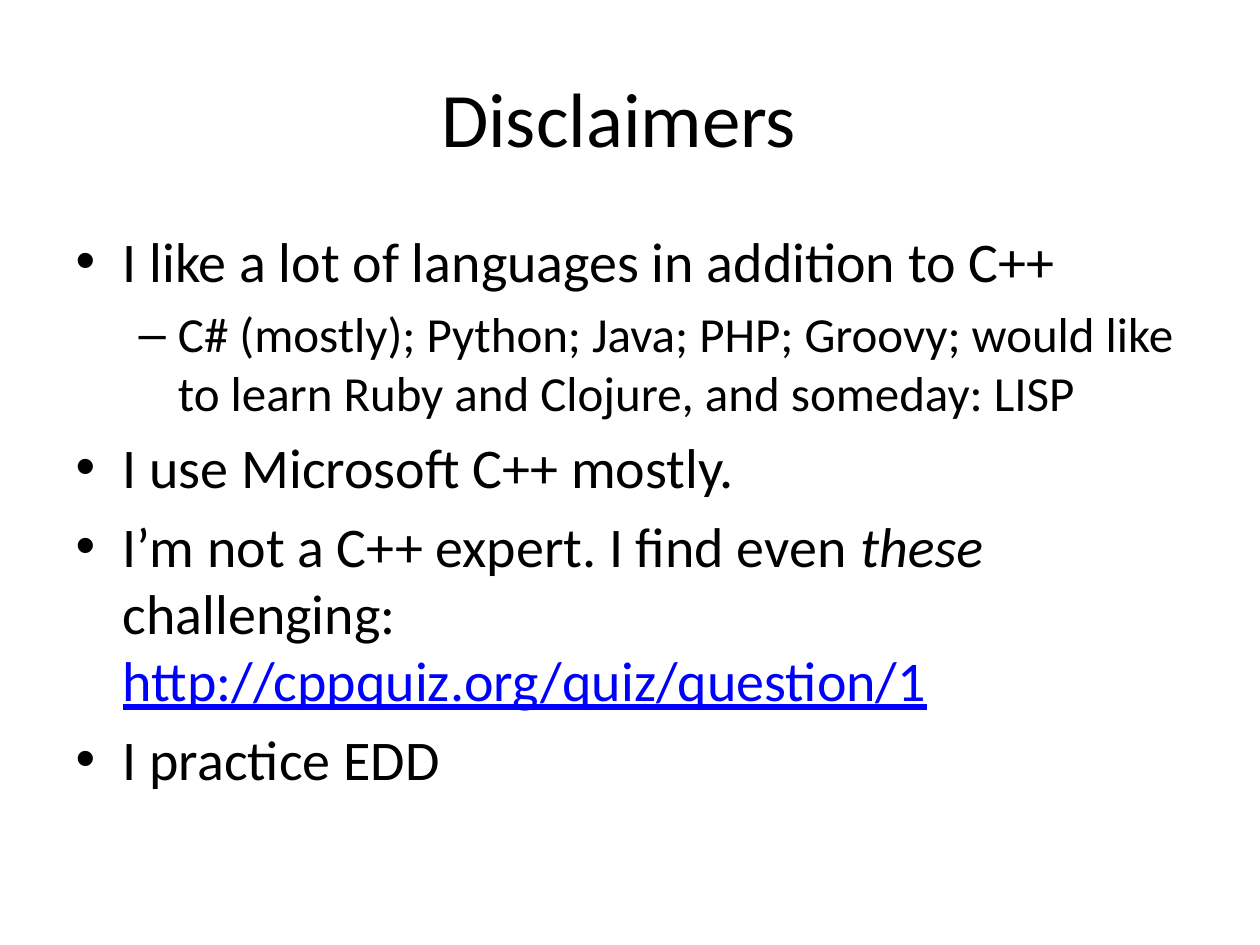
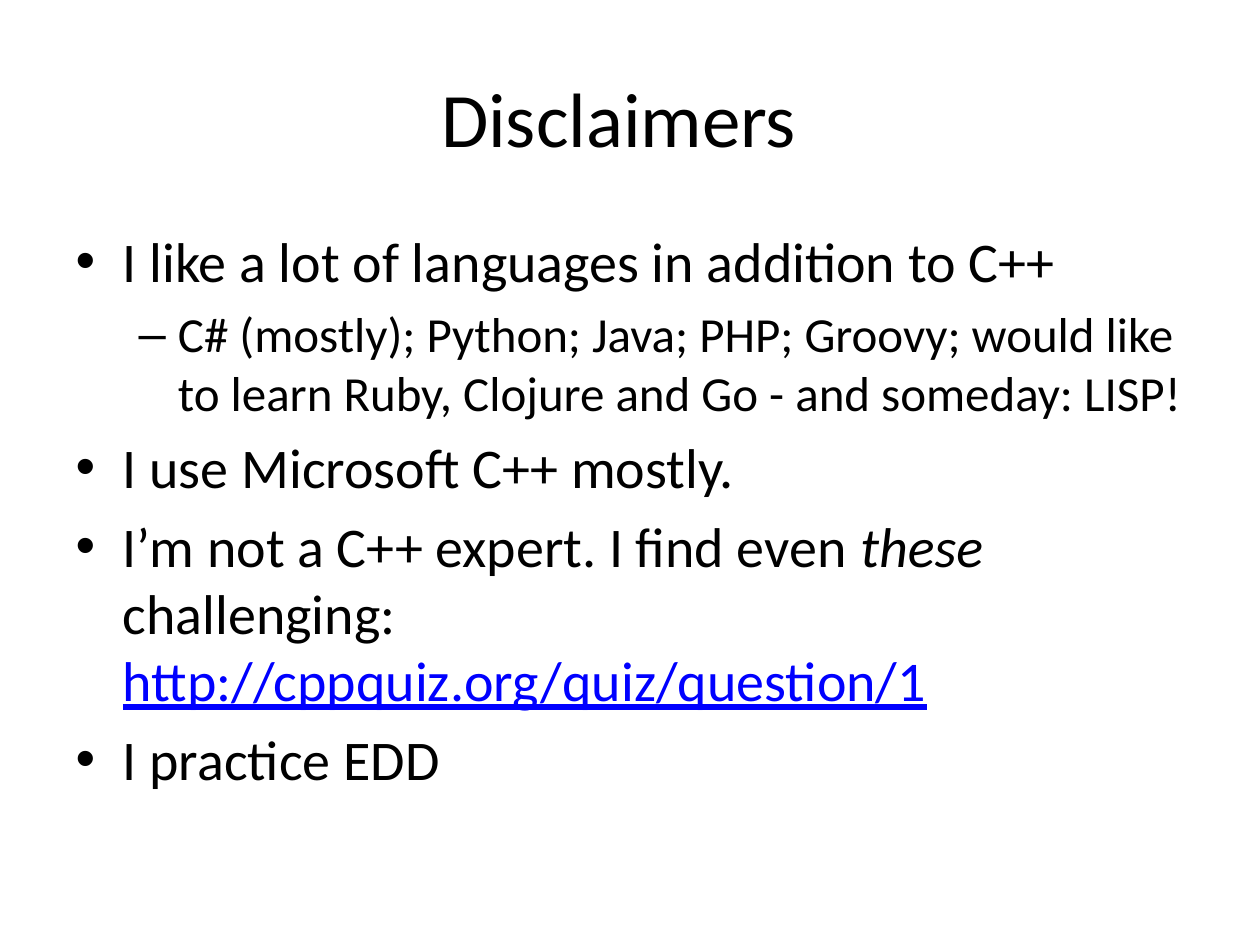
Before and after one commit to fellmad/FunWithCpp11, a slide deck: slide 2 of doc/Fun_with_C++11.pptx. Drawn at 1260x945 pixels with LibreOffice and Linux fonts; fonts in the diff are those of the drawing. Boxes give left, top, right and bottom in pixels: in the first picture for what was removed or moved away, otherwise in the second. Text is boxed around its words. In the diff, an @@ line names an element or a change of style, - is before the commit and + after.

Commit message:
go

```diff
--- a/doc/Fun_with_C++11.pptx
+++ b/doc/Fun_with_C++11.pptx
@@ text at <box>178,316,1181,420</box>: text changed @@
-  – C# (mostly); Python; Java; PHP; Groovy; would like to learn Ruby and Clojure, and someday: LISP
+  – C# (mostly); Python; Java; PHP; Groovy; would like to learn Ruby, Clojure and Go - and someday: LISP!
```
